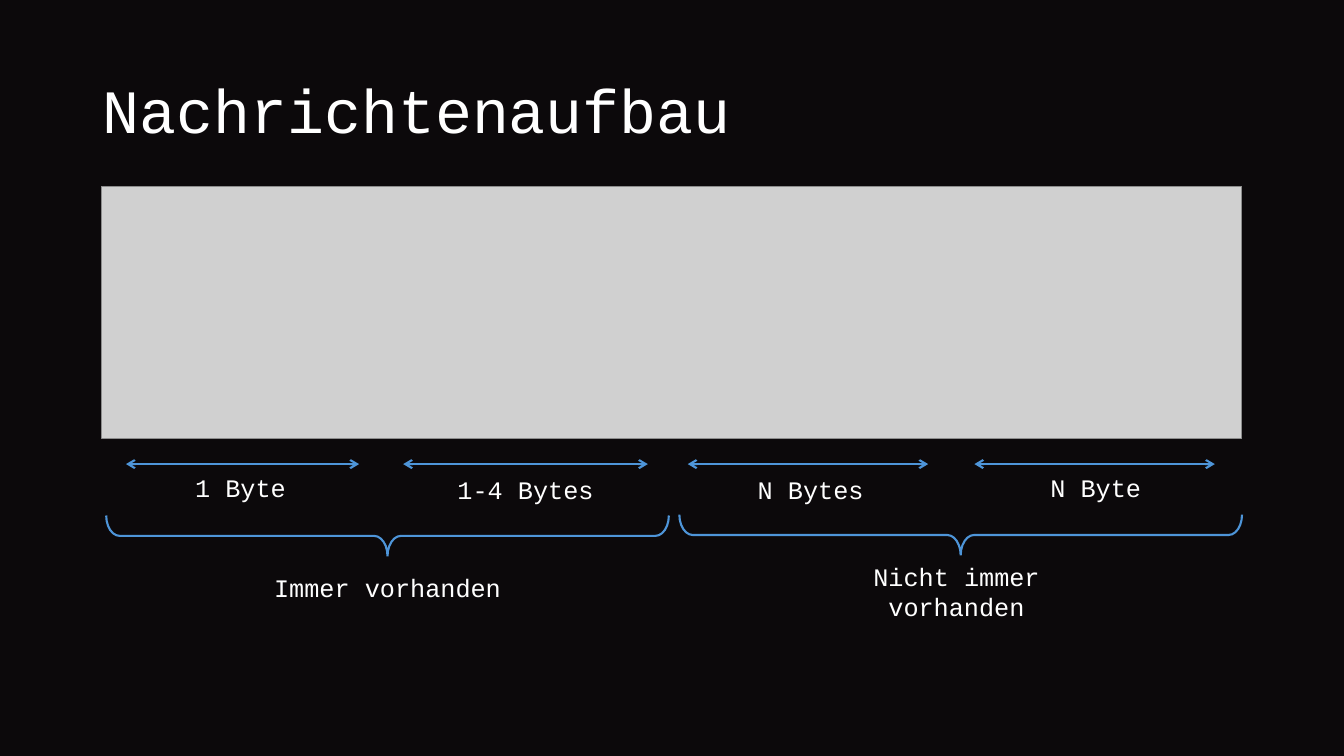
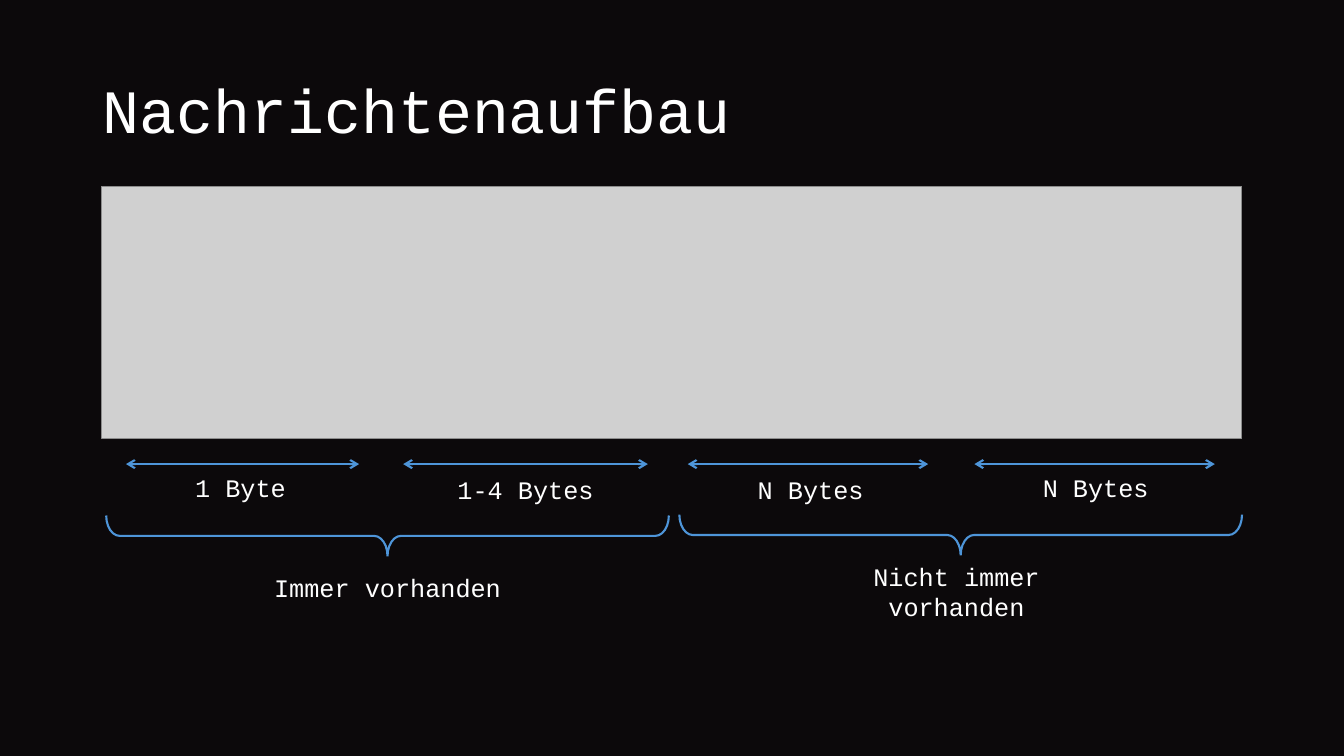
Before and after one commit to Matz21X/2024_25_5BHITS, a slide deck: slide 5 of SEW-Theorie/MQTT.pptx. Drawn at 1344x756 pixels with LibreOffice and Linux fonts; fonts in the diff are those of the drawing; grey boxes stand for pictures. Boxes give left, top, right and bottom in pixels: in the first picture for what was removed or moved away, otherwise in the second. Text is boxed around its words. In the diff, an @@ line names an element or a change of style, - is before the commit and + after.

```diff
--- a/SEW-Theorie/MQTT.pptx
+++ b/SEW-Theorie/MQTT.pptx
@@ text at box(1043, 480, 1149, 503): text changed @@
-N Byte
+N Bytes
```
Also in this commit, not shown: 3 other slides changed, 1 slide added, 1 slide removed.
